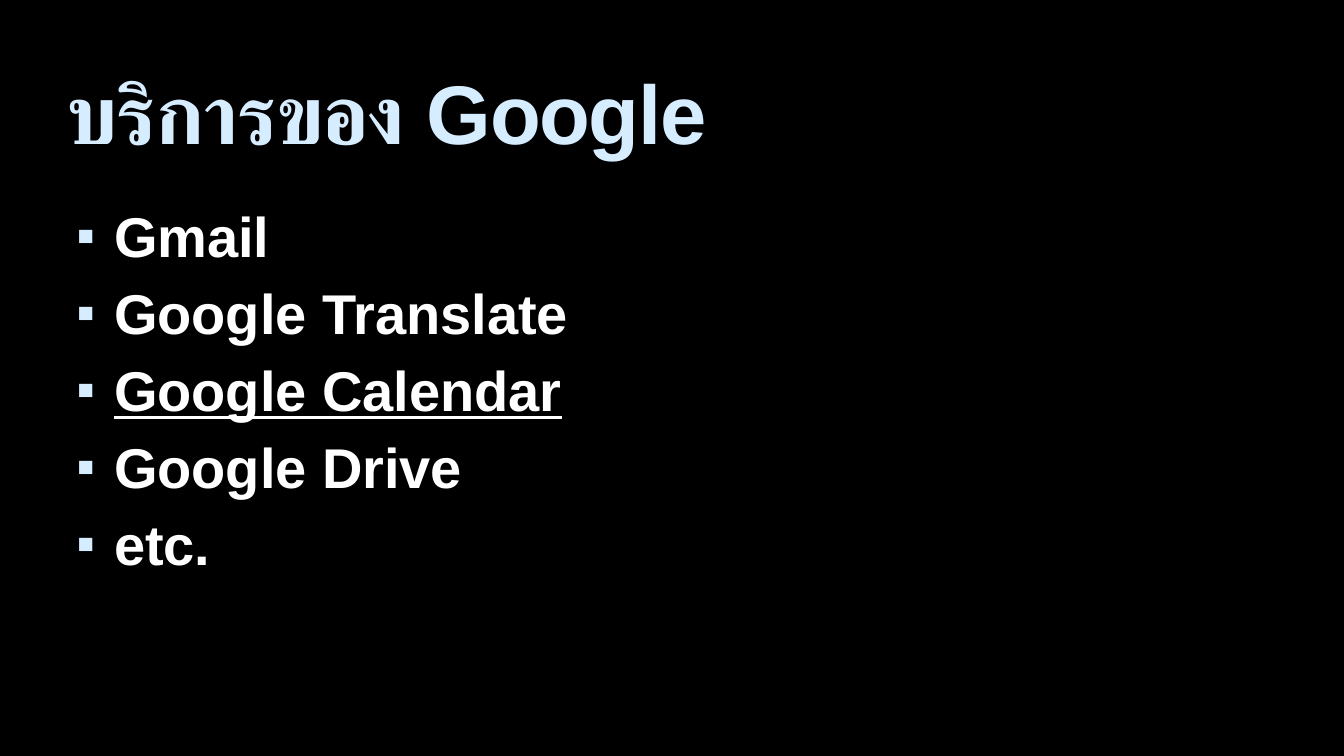
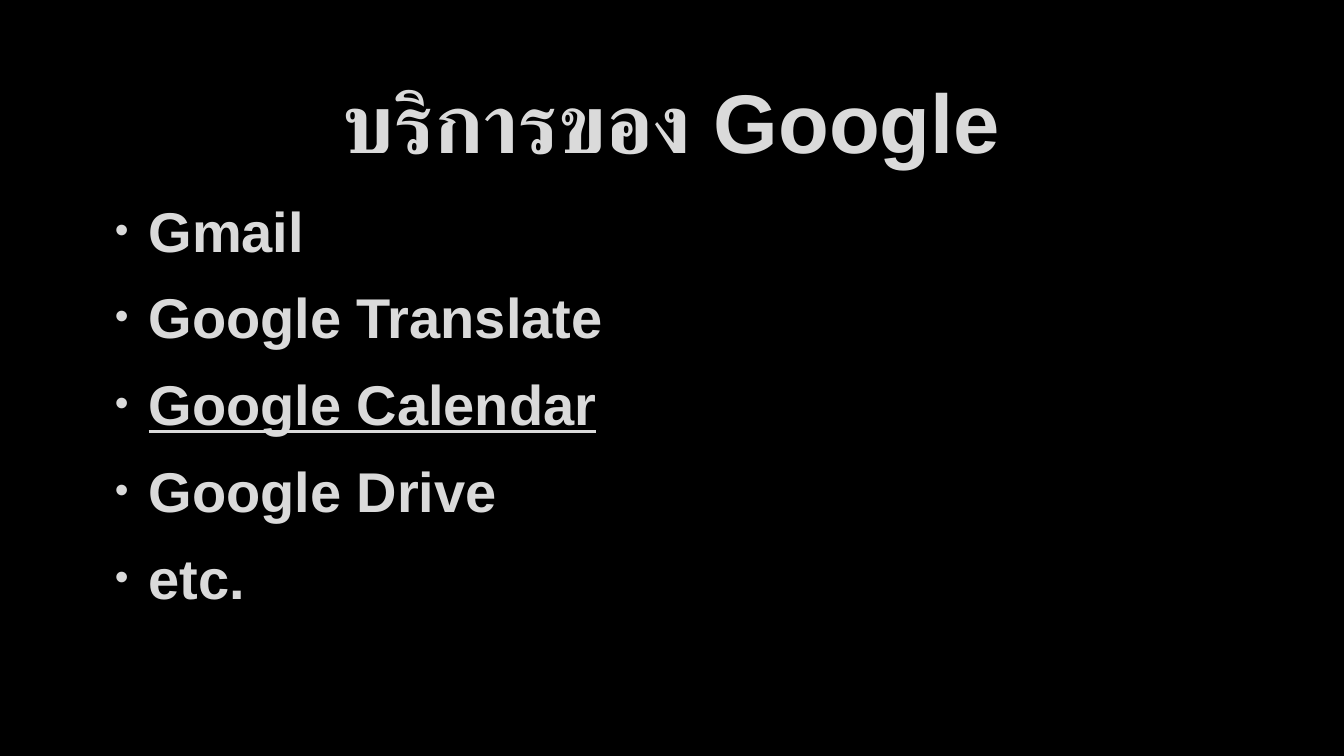
Before and after one commit to bratchasak/gcalendar, a slide deck: slide 3 of Google Calendar.pptx (slide 4 before the commit). Drawn at 1344x756 pixels with LibreOffice and Linux fonts; fonts in the diff are those of the drawing; background and template pictures are left out. Boxes give left, top, right and bottom in pixels: in the first picture for what was removed or moved away, otherwise in the second. Text is boxed around its words. In the diff, an @@ line names an element or a change of style, - is before the commit and + after.

```diff
--- a/Google Calendar.pptx
+++ b/Google Calendar.pptx
@@ title "บริการของ Google" moved from (x1=67, y1=80, x2=707, y2=159) to (x1=343, y1=89, x2=1000, y2=169) @@
@@ title "บริการของ Google" at (x1=343, y1=89, x2=1000, y2=169): text colour #D6ECFF to #DADADA, letter spacing -1 to 0 pt, letter outline none to #404040 0.75 pt; alignment left to centre; vertical alignment top to middle @@
@@ text "Gmail" moved from (x1=114, y1=216, x2=568, y2=566) to (x1=149, y1=211, x2=603, y2=600) @@
@@ text "Gmail" at (x1=149, y1=211, x2=603, y2=600): text colour #FFFFFF to #DADADA, letter outline none to #404040 0.75 pt; bullet ▪ to •; more space between paragraphs; bullet colour #D6ECFF to #DADADA @@
```
Also in this commit, not shown: 17 other slides changed, 1 slide added, 6 slides removed, 1 other file.
